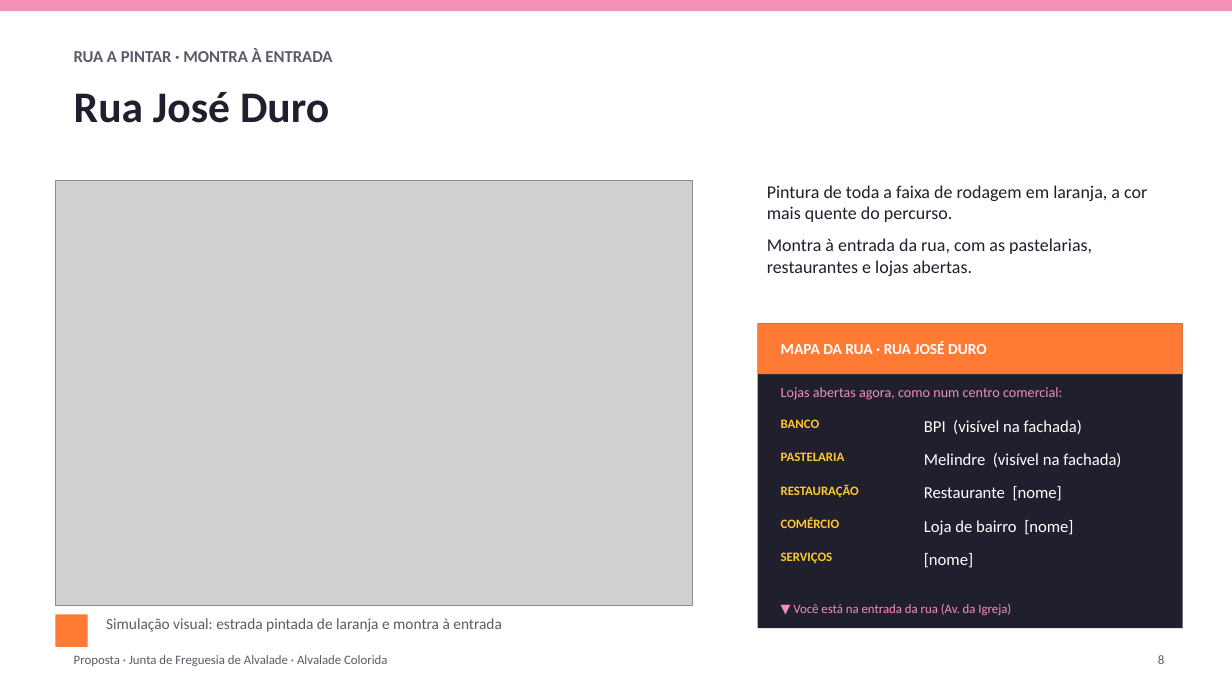
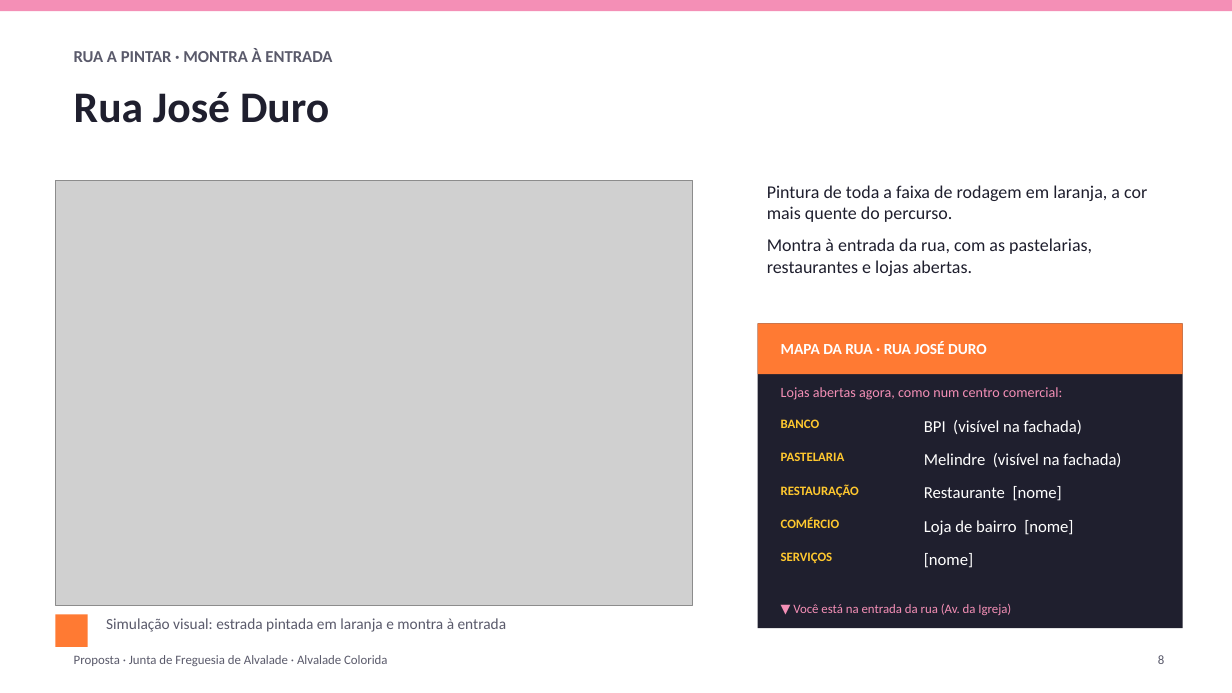
Before and after one commit to zavricardo-debug/travelsites, a slide deck: slide 8 of propostas/alvalade/Proposta_Alvalade_Colorida.pptx. Drawn at 1232x693 pixels with LibreOffice and Linux fonts; fonts in the diff are those of the drawing; grey boxes stand for pictures. Boxes give left, top, right and bottom in pixels: in the first picture for what was removed or moved away, otherwise in the second. Text is boxed around its words. In the diff, an @@ line names an element or a change of style, - is before the commit and + after.

```diff
--- a/propostas/alvalade/Proposta_Alvalade_Colorida.pptx
+++ b/propostas/alvalade/Proposta_Alvalade_Colorida.pptx
@@ text at <box>106,618,507,632</box>: text changed @@
-Simulação visual: estrada pintada de laranja e montra à entrada
+Simulação visual: estrada pintada em laranja e montra à entrada
```
Also in this commit, not shown: 3 other slides changed, 2 other files.
